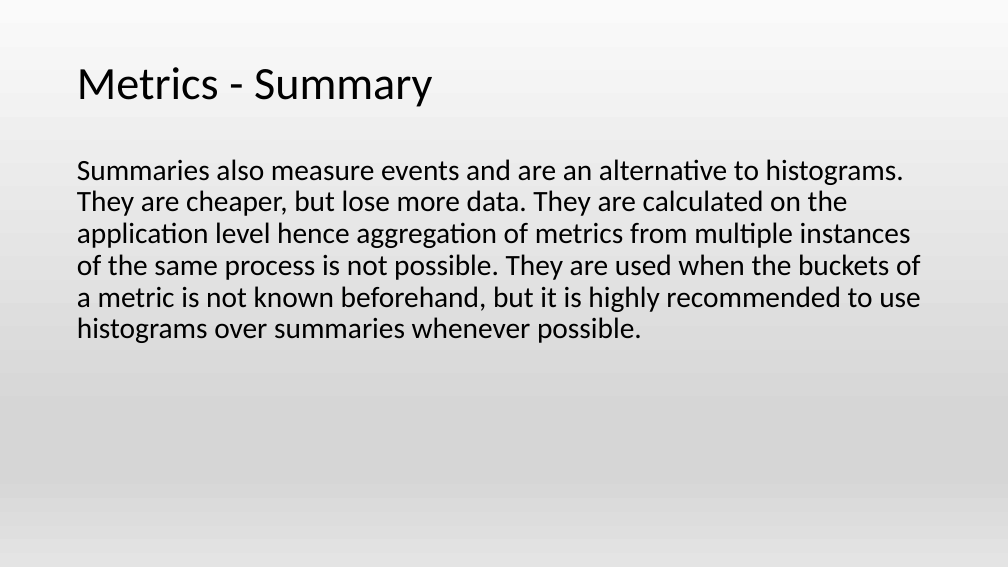
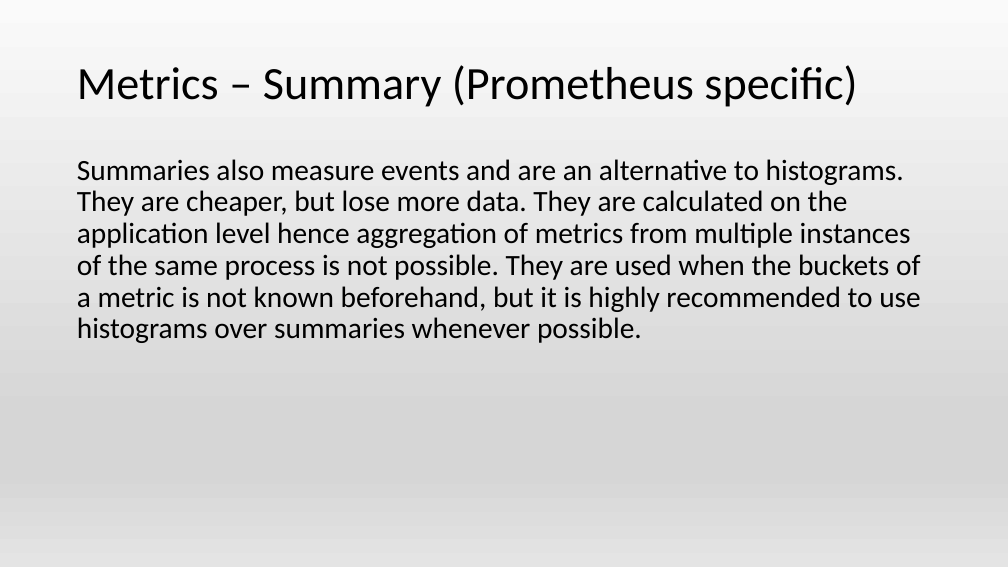
Before and after one commit to Islandskiy/observability, a slide deck: slide 15 of observability.pptx (slide 14 before the commit). Drawn at 1008x567 pixels with LibreOffice and Linux fonts; fonts in the diff are those of the drawing. Boxes give left, top, right and bottom in pixels: in the first picture for what was removed or moved away, otherwise in the second. Text is boxed around its words. In the diff, an @@ line names an element or a change of style, - is before the commit and + after.

```diff
--- a/observability.pptx
+++ b/observability.pptx
@@ title at (77,65,857,107): text changed @@
-Metrics - Summary
+Metrics – Summary (Prometheus specific)
```
Also in this commit, not shown: 7 other slides changed, 6 slides added, 2 slides removed, 12 other files.
